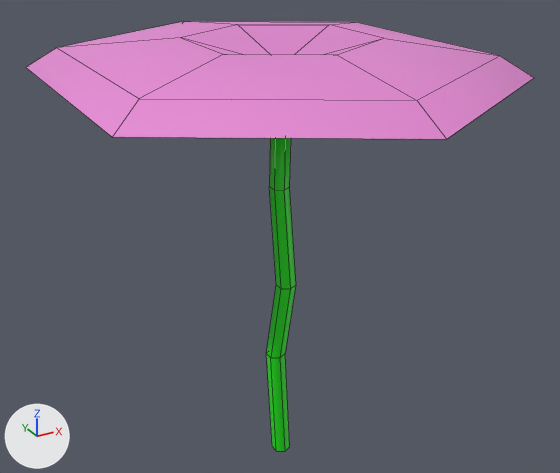
An edit to the FBX model Plants/Lily_Small.fbx, drawn before and after from the same camera.
Camera for both pictures: a camera (50 mm lens) standing at (-0.765, -1.387, 1.272) and looking at (0.024, 0.048, 0.555). Lighting does not change. The marker at lower left points along +X, +Y and +Z. The older version comes first. Mesh edges are drawn as thin lines. Where no turn or scale is listed for an object, it has been applied to the vertices.

Objects in the first picture: 'Lily_Small'.
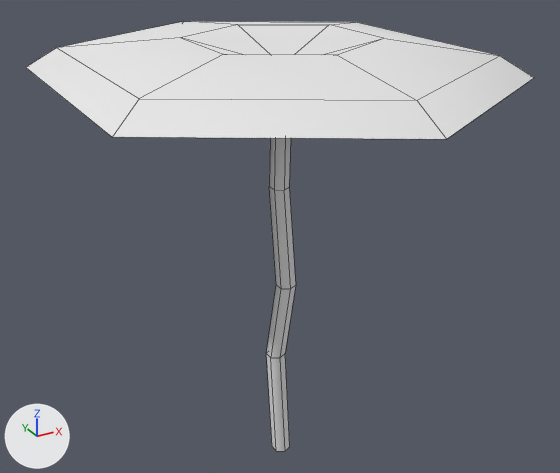
Pixel boxes (x1, y1, x2, y2) of what changed, in the pictures (560 x 473 px):
part 1 of me_circle_012, recoloured (pink to white)
    both: (26, 21, 534, 139)
part 2 of me_circle_012, recoloured (green to white)
    both: (266, 138, 296, 452)

The edits, one by one:
Material 'Lilly ' (mat_lilly) is new.
Its base color is (0.8, 0.8, 0.8) (white #e7e7e7).
Its roughness is 1.0.
me_circle_012 has 48 vertices, 44 faces and spans x -0.438..0.438, y -0.516..0.589, z 0.0..1.013.
me_circle_012 is used by ob_lily_small; location (0.0, 0.0, 0.0).
me_circle_012 part 1: all 18 faces that had it switch from mat_flat (pink #e78ad6) to mat_lilly (white #e7e7e7).
me_circle_012 part 2: all 26 faces that had it switch from mat_stem (green #1ee714) to mat_lilly (white #e7e7e7).
